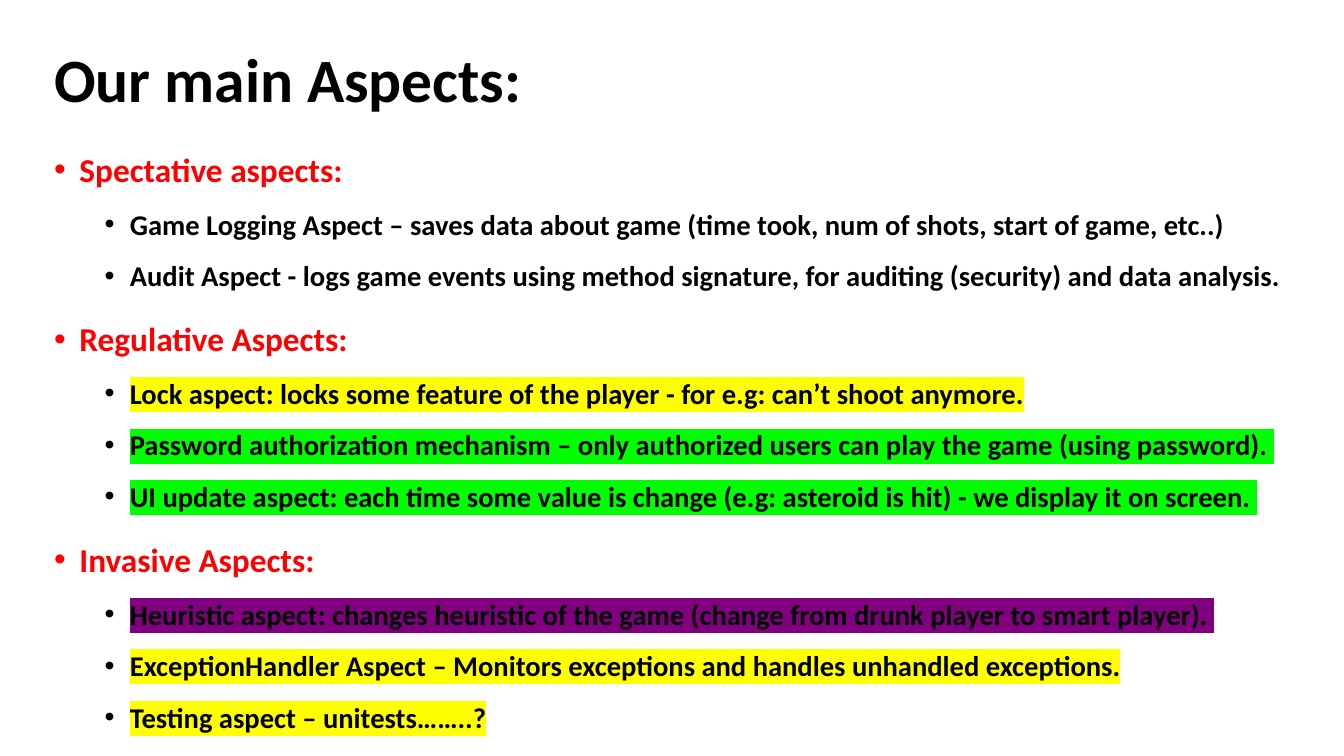
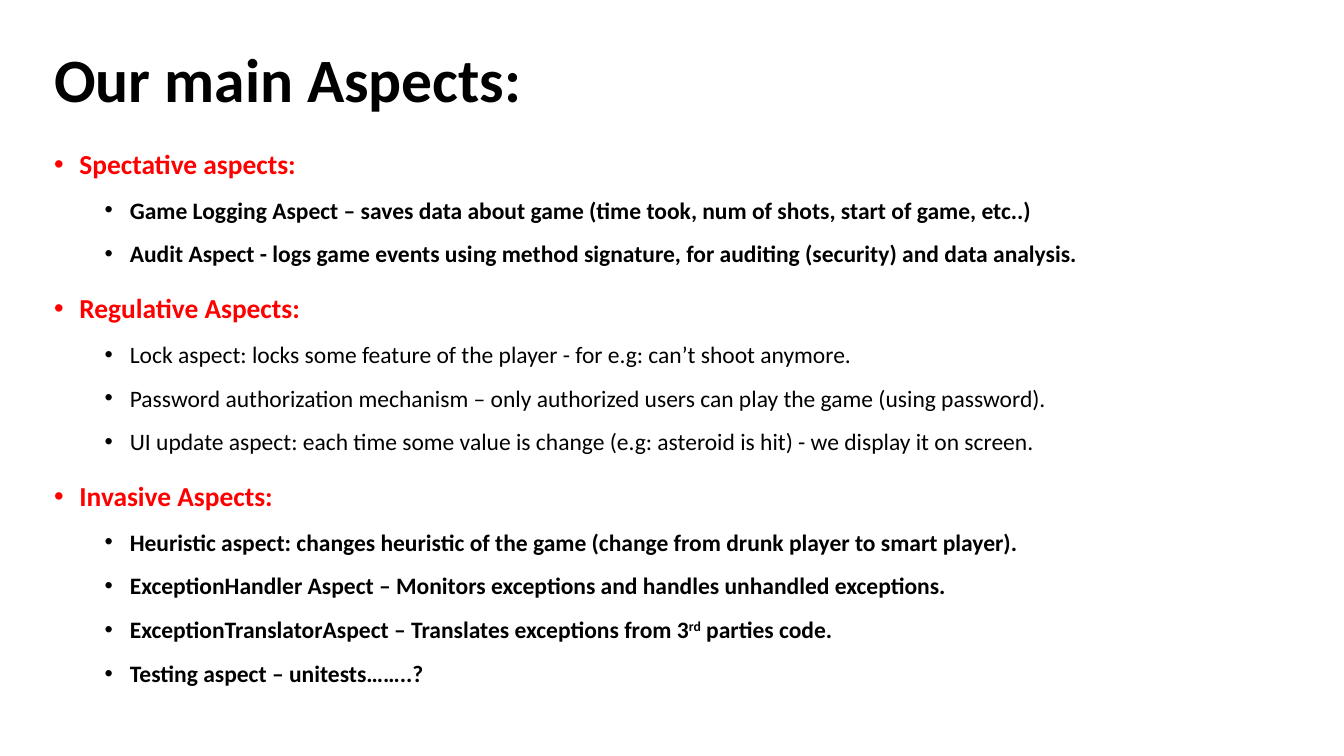
Before and after one commit to akotek/AOP, a slide deck: slide 5 of src/Final Project Presentation.pptx. Drawn at 1344x756 pixels with LibreOffice and Linux fonts; fonts in the diff are those of the drawing. Boxes give left, top, right and bottom in pixels: in the first picture for what was removed or moved away, otherwise in the second. Text is boxed around its words. In the diff, an @@ line names an element or a change of style, - is before the commit and + after.

Commit message:
ExceptionTranslationAspect impl

```diff
--- a/src/Final Project Presentation.pptx
+++ b/src/Final Project Presentation.pptx
@@ text at (79, 154, 1076, 686): size 23.8 to 19.6 pt in "Spectative aspects:", "Regulative Aspects:", "Invasive Aspects:"; size 20.4 to 16.8 pt in "Game Logging Aspect – saves data about ...", "Audit Aspect - logs game events using ...", "Lock aspect: locks some feature of the ...", "Password authorization mechanism – only authorized users ..." and 4 more places; highlight #FFFF00 to none in "Lock aspect: locks some feature of the ...", "ExceptionHandler Aspect – Monitors exceptions and handles ...", "Testing aspect – unitests……..?"; bold off in "Lock aspect: locks some feature of the ...", "Password authorization mechanism – only authorized users ...", "UI update aspect: each time some value ..."; highlight #00FF00 to none in "Password authorization mechanism – only authorized users ...", "UI update aspect: each time some value ..."; highlight #800080 to none in "Heuristic aspect: changes heuristic of the game ..." @@
@@ text at (130, 621, 832, 642): paragraph added @@
+  • ExceptionTranslatorAspect – Translates exceptions from 3rd parties code.
```
Also in this commit, not shown: 4 other slides changed, 3 slides added, 1 slide removed, 5 other files.
